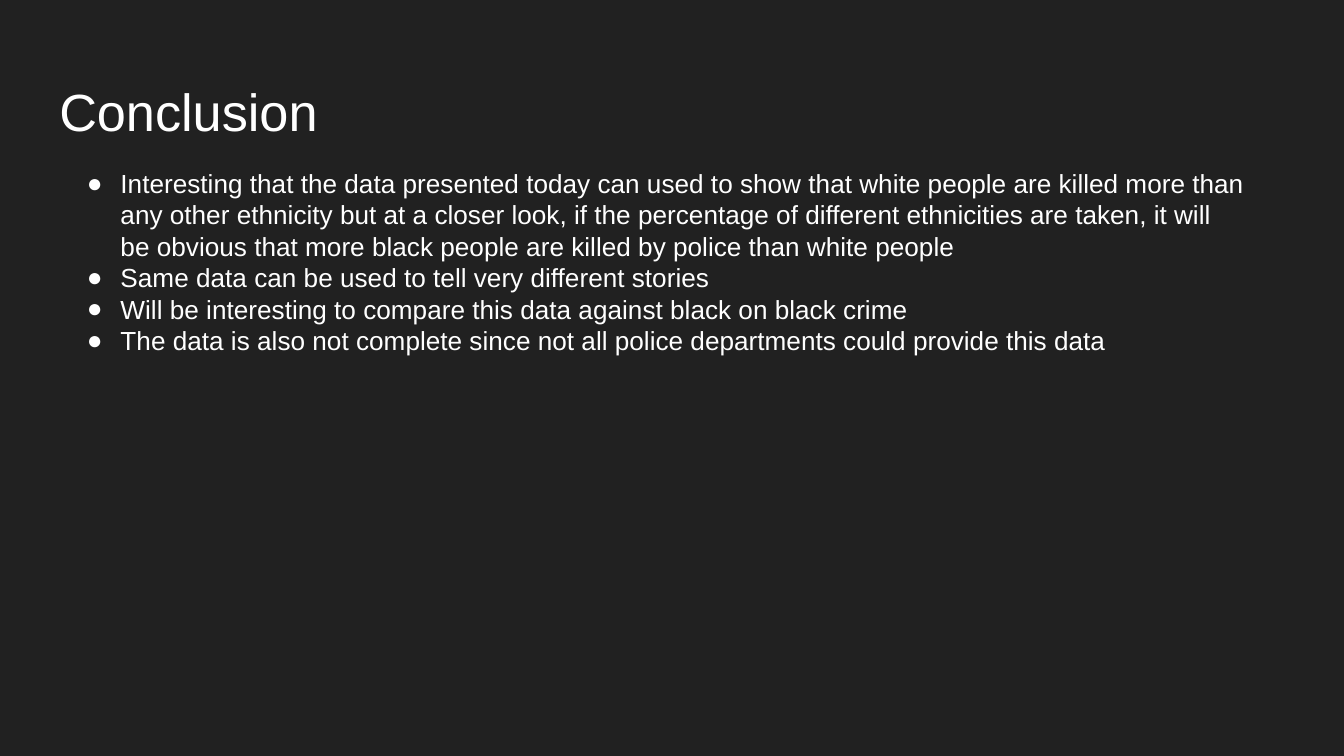
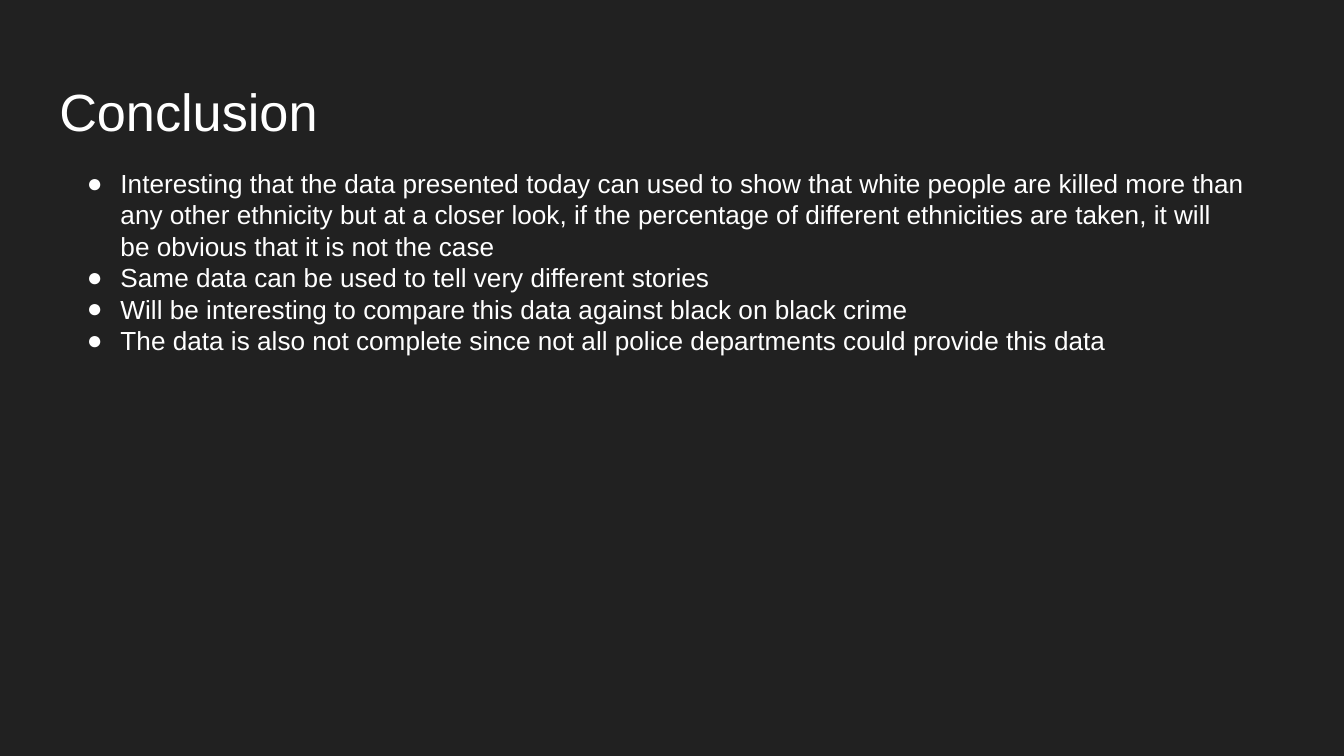
Before and after one commit to nycdatasci/online_bootcamp_project, a slide deck: slide 13 of Project1-ExploreVis/JohnEromeUtunedi/Project 1 Presentation.pptx. Drawn at 1344x756 pixels with LibreOffice and Linux fonts; fonts in the diff are those of the drawing. Boxes give left, top, right and bottom in pixels: in the first picture for what was removed or moved away, otherwise in the second. Text is boxed around its words. In the diff, an @@ line names an element or a change of style, - is before the commit and + after.

Commit message:
Update Presentation

```diff
--- a/Project1-ExploreVis/JohnEromeUtunedi/Project 1 Presentation.pptx
+++ b/Project1-ExploreVis/JohnEromeUtunedi/Project 1 Presentation.pptx
@@ text at bbox=[120, 174, 1243, 257]: text changed @@
-● Interesting that the data presented today can used to show that white people are killed more than any other ethnicity but at a closer look, if the percentage of different ethnicities are taken, it will be obvious that more black people are killed by police than white people
+● Interesting that the data presented today can used to show that white people are killed more than any other ethnicity but at a closer look, if the percentage of different ethnicities are taken, it will be obvious that it is not the case
```
Also in this commit, not shown: 3 other slides changed.
